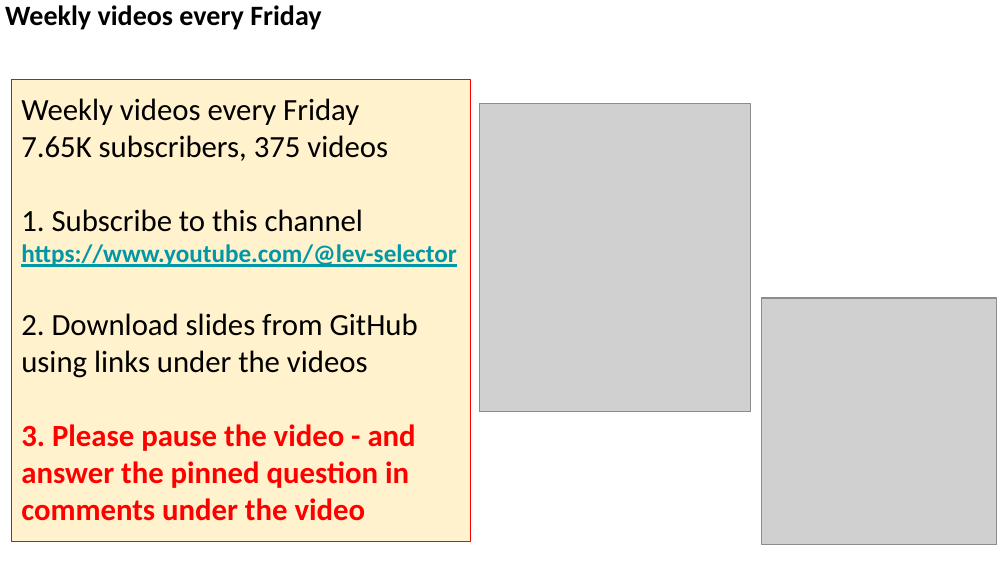
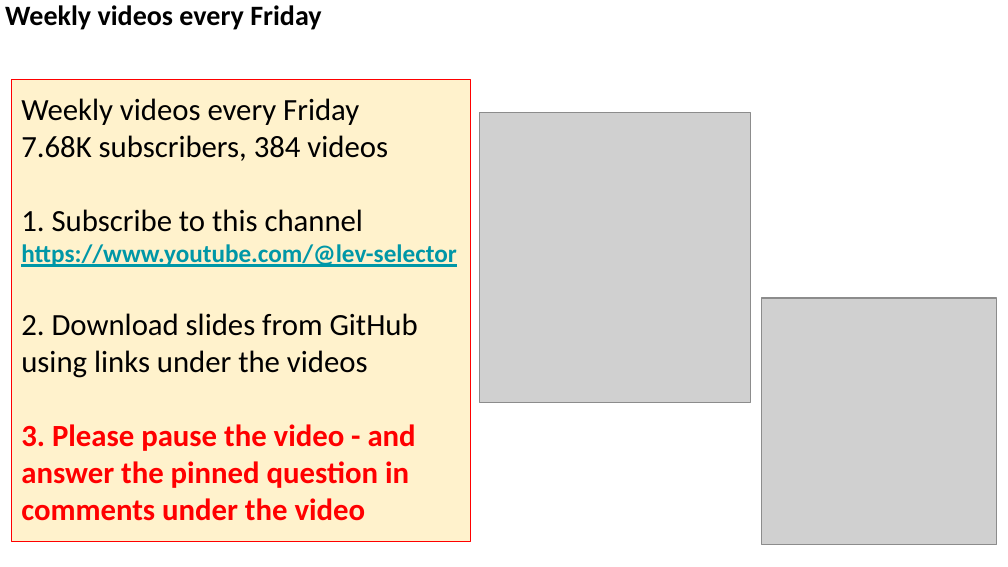
Before and after one commit to lselector/seminar, a slide deck: slide 8 of 2026/2026-10-30-AI-News.pptx (slide 7 before the commit). Drawn at 1008x567 pixels with LibreOffice and Linux fonts; fonts in the diff are those of the drawing; grey boxes stand for pictures. Boxes give left, top, right and bottom in pixels: in the first picture for what was removed or moved away, otherwise in the second. Text is boxed around its words. In the diff, an @@ line names an element or a change of style, - is before the commit and + after.

```diff
--- a/2026/2026-10-30-AI-News.pptx
+++ b/2026/2026-10-30-AI-News.pptx
@@ picture resized from (x1=480, y1=104, x2=751, y2=411) to (x1=480, y1=113, x2=751, y2=402) @@
@@ text in rectangle at (x1=21, y1=135, x2=388, y2=161): text changed @@
-7.65K subscribers, 375 videos
+7.68K subscribers, 384 videos
```
Also in this commit, not shown: 12 other slides changed, 7 slides added, 5 slides removed.
